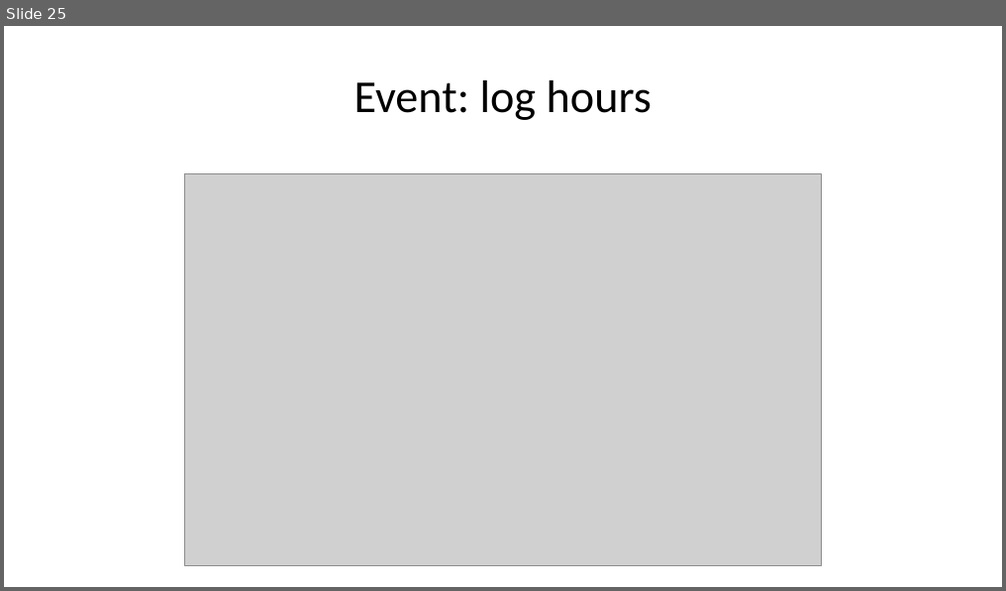
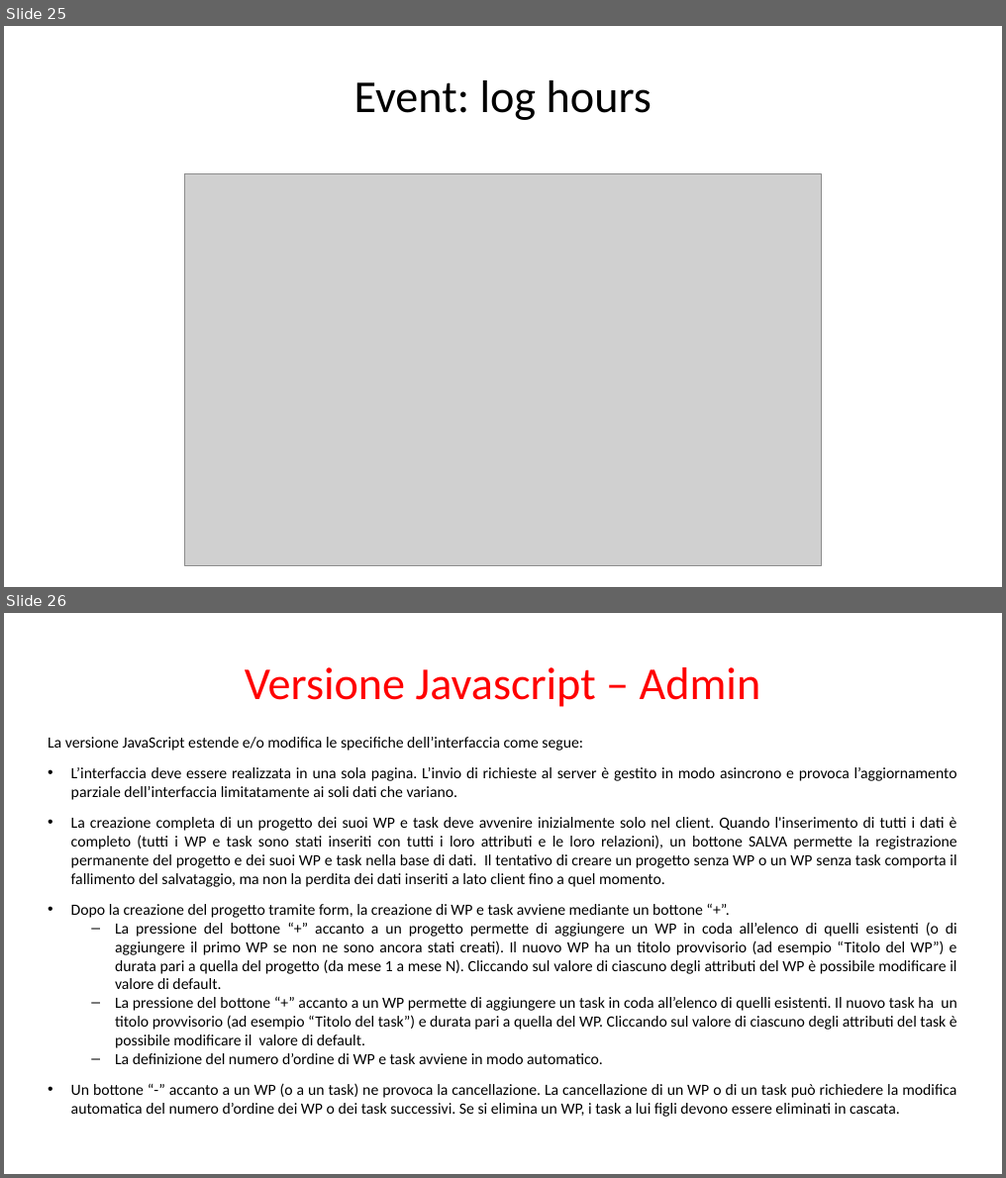
Before and after one commit to gilbertobrambilla/tiw-2026-html, a slide deck: docs/TIW_documentazione.pptx. Shown one above the other, each under a label of ours: slide 25 before the commit, slides 25 and 26 after it. The pictures are 1006x591 and 1006x1178 pixels, drawn with LibreOffice and Linux fonts; fonts in the diff are those of the drawing; grey boxes stand for pictures. Boxes give left, top, right and bottom in pixels: in the first picture for what was removed or moved away, otherwise in the second. Text is boxed around its words. In the diff, an @@ line names an element or a change of style, - is before the commit and + after.

```diff
--- a/docs/TIW_documentazione.pptx
+++ b/docs/TIW_documentazione.pptx
@@ slide 26 added at (4,613,1002,1174), background #FFFFFF @@
@@ text added at (245,667,761,707), 44 pt, text #FF0000 @@
+Versione Javascript – Admin
@@ text added at (48,737,957,1117), 15 pt, text #000000 @@
+La versione JavaScript estende e/o modifica le specifiche dell’interfaccia come segue:
+• L’interfaccia deve essere realizzata in una sola pagina. L’invio di richieste al server è gestito in modo asincrono e provoca l’aggiornamento parziale dell’interfaccia limitatamente ai soli dati che variano.
+• La creazione completa di un progetto dei suoi WP e task deve avvenire inizialmente solo nel client. Quando l'inserimento di tutti i dati è completo (tutti i WP e task sono stati inseriti con tutti i loro attributi e le loro relazioni), un bottone SALVA permette la registrazione permanente del progetto e dei suoi WP e task nella base di dati. Il tentativo di creare un progetto senza WP o un WP senza task comporta il fallimento del salvataggio, ma non la perdita dei dati inseriti a lato client fino a quel momento.
+• Dopo la creazione del progetto tramite form, la creazione di WP e task avviene mediante un bottone “+”.
+  – La pressione del bottone “+” accanto a un progetto permette di aggiungere un WP in coda all’elenco di quelli esistenti (o di aggiungere il primo WP se non ne sono ancora stati creati). Il nuovo WP ha un titolo provvisorio (ad esempio “Titolo del WP”) e durata pari a quella del progetto (da mese 1 a mese N). Cliccando sul valore di ciascuno degli attributi del WP è possibile modificare il valore di default.
+  – La pressione del bottone “+” accanto a un WP permette di aggiungere un task in coda all’elenco di quelli esistenti. Il nuovo task ha un titolo provvisorio (ad esempio “Titolo del task”) e durata pari a quella del WP. Cliccando sul valore di ciascuno degli attributi del task è possibile modificare il valore di default.
+  – La definizione del numero d’ordine di WP e task avviene in modo automatico.
+• Un bottone “-” accanto a un WP (o a un task) ne provoca la cancellazione. La cancellazione di un WP o di un task può richiedere la modifica automatica del numero d’ordine dei WP o dei task successivi. Se si elimina un WP, i task a lui figli devono essere eliminati in cascata.
```
Also in this commit, not shown: 3 slides changed, 8 other slides added.
